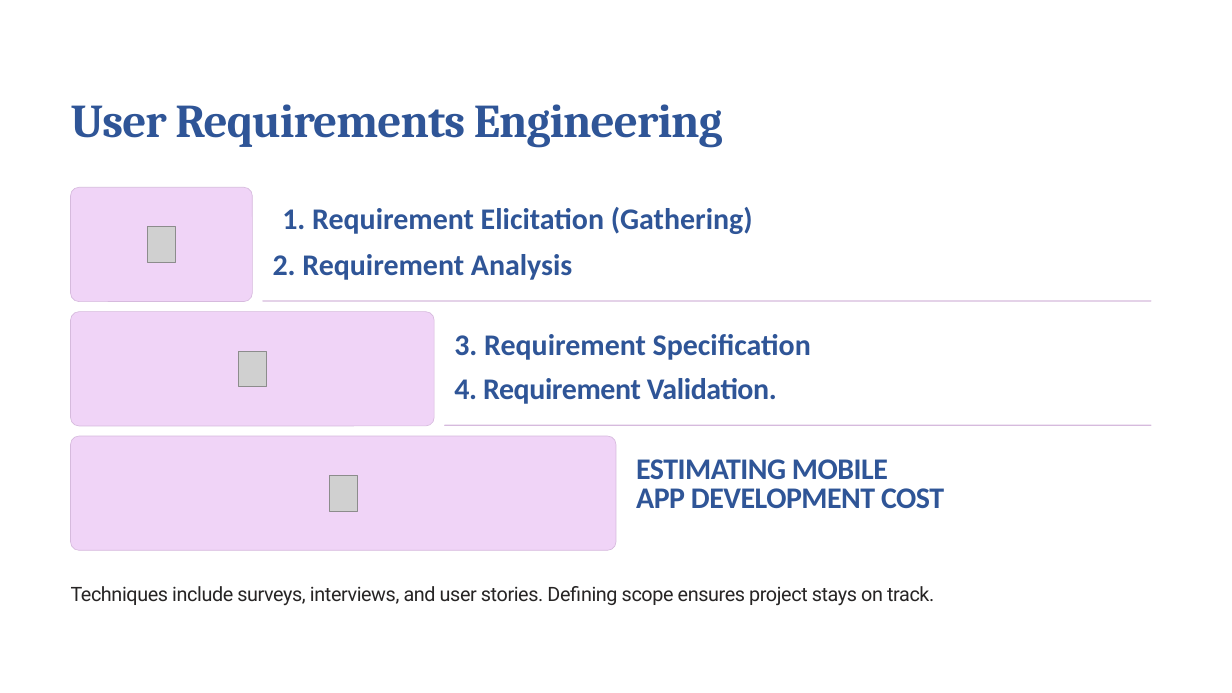
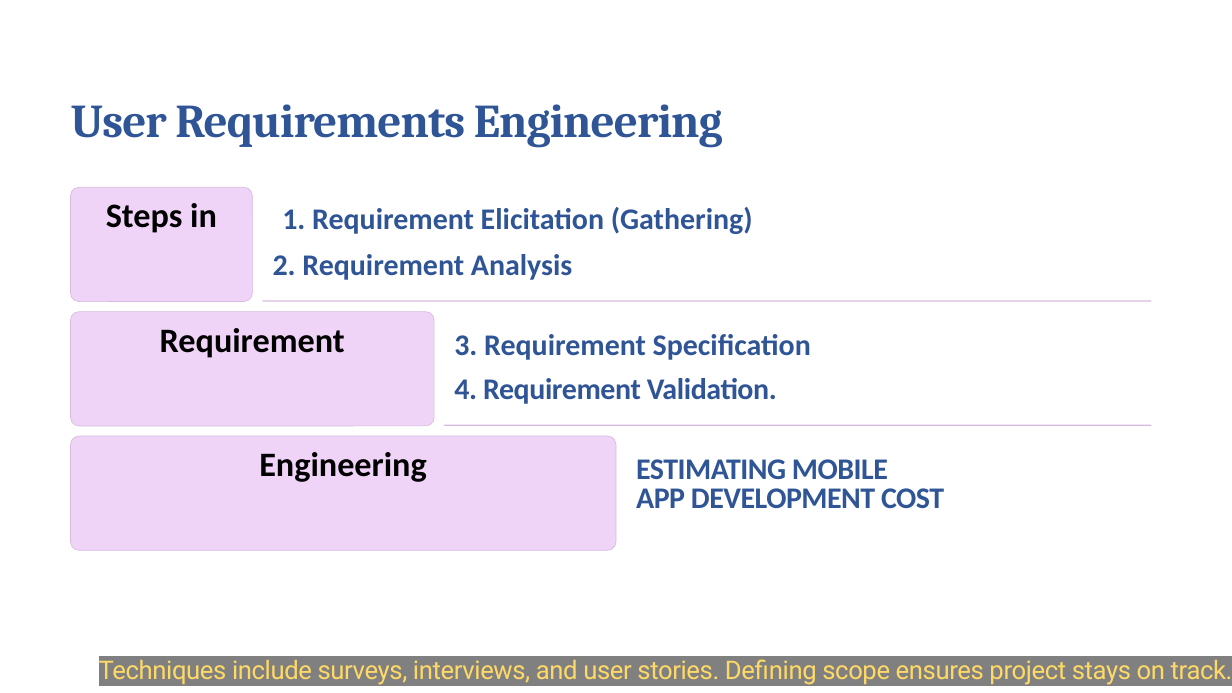
Before and after one commit to Pascaline-sudo/Group_1, a slide deck: slide 8 of Task 1 Powerpoint.pptx. Drawn at 1232x693 pixels with LibreOffice and Linux fonts; fonts in the diff are those of the drawing; grey boxes stand for pictures; background and template pictures are left out. Boxes give left, top, right and bottom in pixels: in the first picture for what was removed or moved away, otherwise in the second. Text is boxed around its words. In the diff, an @@ line names an element or a change of style, - is before the commit and + after.

```diff
--- a/Task 1 Powerpoint.pptx
+++ b/Task 1 Powerpoint.pptx
@@ text in rounded rectangle at bbox=[106, 203, 217, 233]: text added @@
+Steps in
@@ picture removed at bbox=[147, 226, 176, 262] @@
@@ text in rounded rectangle at bbox=[160, 328, 345, 358]: text added @@
+Requirement
@@ picture removed at bbox=[238, 351, 266, 387] @@
@@ text in rounded rectangle at bbox=[259, 452, 426, 482]: text added @@
+Engineering
@@ picture removed at bbox=[329, 475, 357, 511] @@
@@ text "Techniques include surveys, interviews, and ...": place and size @@
-text "Techniques include surveys, interviews, and ..." at bbox=[71, 586, 934, 606]
+text "Techniques include surveys, interviews, and ..." at bbox=[99, 659, 1232, 685]
@@ text "Techniques include surveys, interviews, and ..." at bbox=[99, 659, 1232, 685]: size 18.5 to 24 pt, text colour #272525 to #FFD966, highlight none to #808080; alignment left to right @@
```
Also in this commit, not shown: 8 other slides changed, 2 slides added, 3 slides removed.
